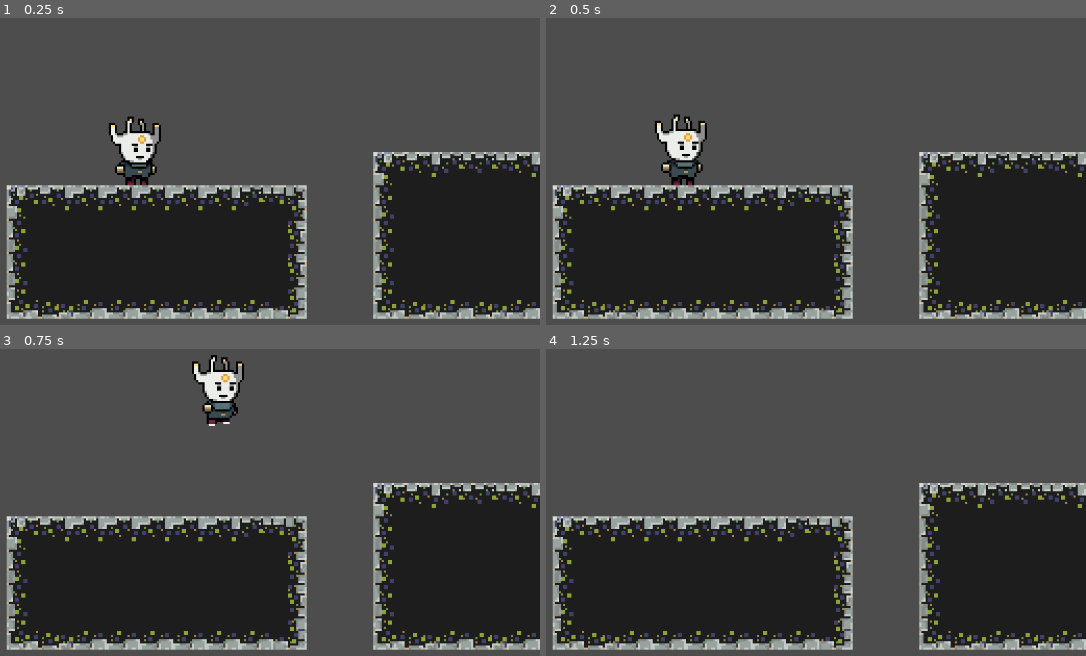
Above: before the commit, frames 1-4 (two rows, left to right).
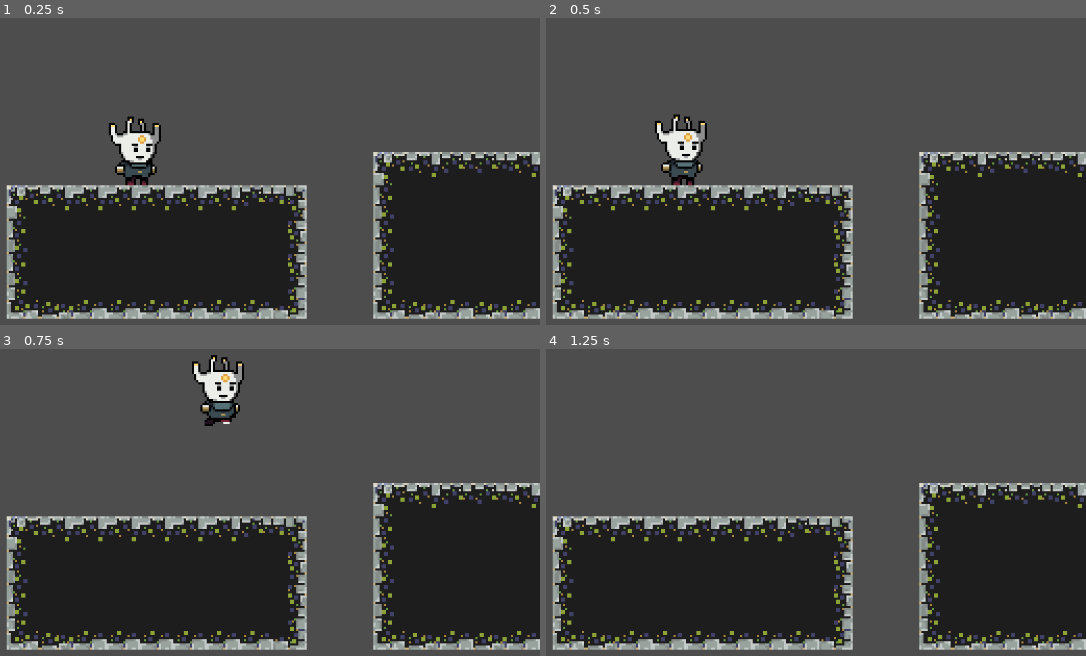
Above: after the commit, the same moments.

Repository: PWilliams0530/Udemy2DMetroidvania
Game: Godot game, scene res://Scenes/main_scene.tscn
Same seed, same stepped clock (60 frames per second), same inputs: the game is played once before the commit and once after it.
Inputs:
- Up to frame 1 (0.25 s): no input
- Up to frame 2 (0.5 s): no input
- Up to frame 3 (0.75 s): hold Right (ui_right) from 0.53 s (still down); tap Space (ui_jump) at 0.6 s
- Up to frame 4 (1.25 s): keep holding Right (ui_right); tap Space (ui_jump) at 0.77, 1.07 s

Frames 1-2 are identical in both runs. In frame 3, 0.2% of the frame differs, in the area x 37-45%, y 10-26%; in frame 4, nothing differs.

Commit message:
AddedDoubleJump

Diff:
--- a/Scripts/player.gd
+++ b/Scripts/player.gd
@@ -4,6 +4,7 @@
 #delta = 60 frames per second
 var gravity = 20
 var jump = 400
+var pressed = 2
 
 func _physics_process(delta):
 	Move(delta)
@@ -26,9 +27,28 @@
 	if movement == 0.0:
 		velocity.x = 0.0
 		$anim.play("Idle")
+
 	if Input.is_action_just_pressed("ui_jump"):
+		pressed -= 1
+
+	if is_on_floor():
+		pressed = 2
+
+	if is_on_floor() && Input.is_action_just_pressed("ui_jump"):
 		Jump()
+
+	if !is_on_floor() && Input.is_action_just_pressed("ui_jump") && pressed >=1:
+		Jump()
+
+	if pressed <= 0:
+		velocity.y = velocity.y
+
+	if !is_on_floor():
 		$anim.play("Jump")
 
+	if !is_on_floor() && velocity.y > 10:
+		$anim.play("Fall")
+
 func Jump():
-		velocity.y -= jump
+	$anim.play("Jump")
+	velocity.y -= jump
